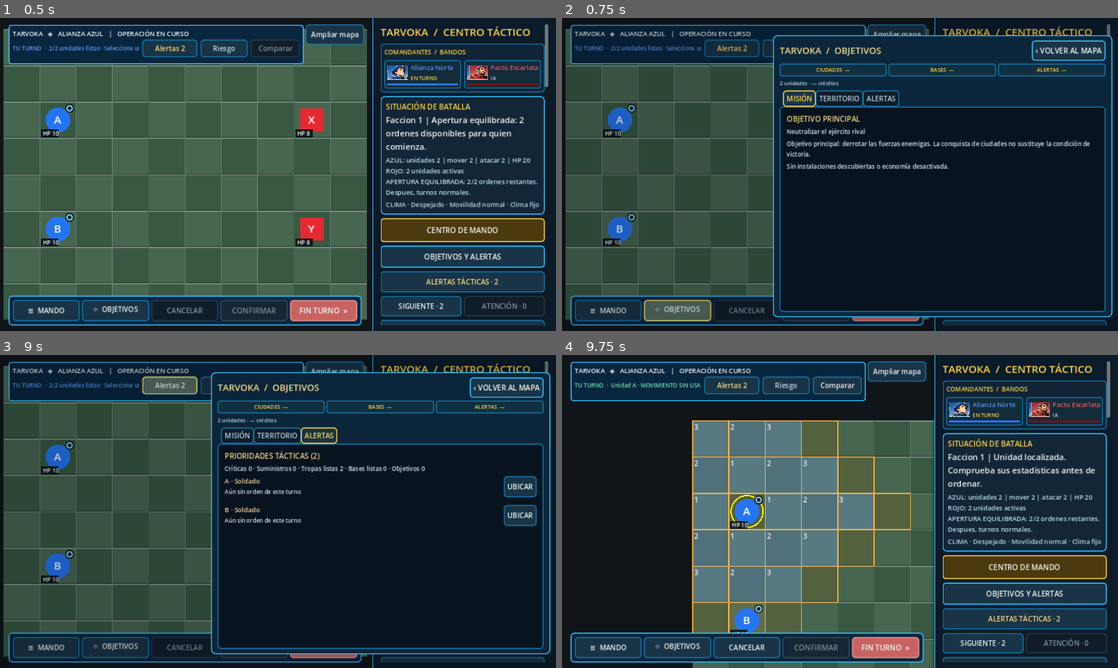
Above: before the commit, frames 1-4 (two rows, left to right).
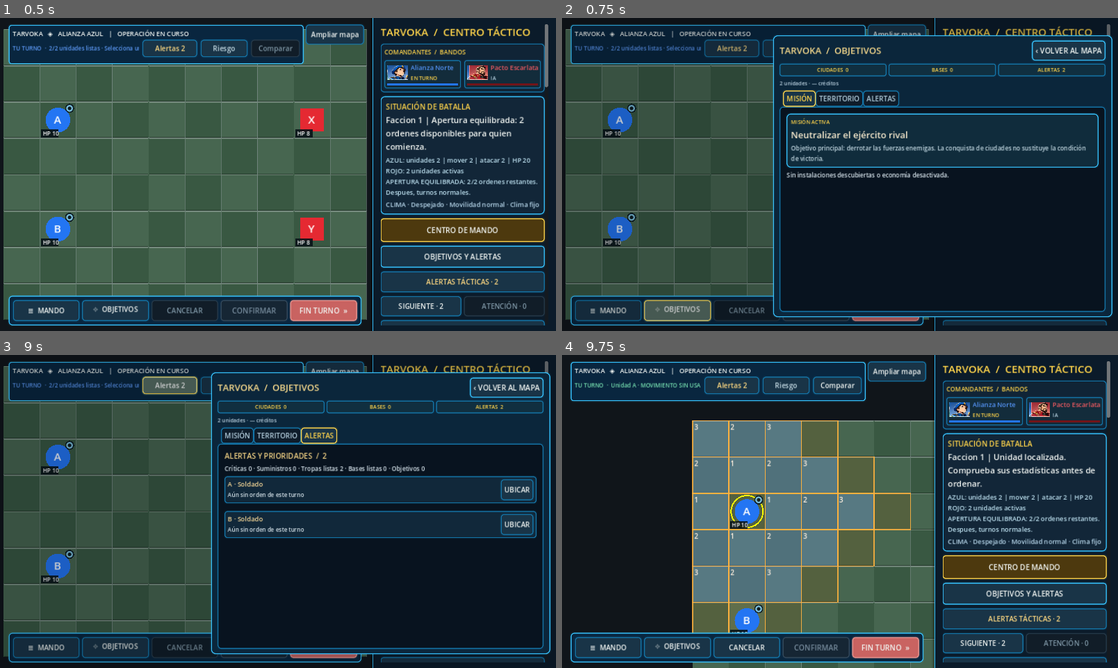
Above: after the commit, the same moments.

Repository: edwinrodri12/Tarvoka
Game: Godot game, scene res://scenes/Main.tscn
The game is run twice, just before and just after one commit, with the same random seed, the same clock (stepped at 60 frames per second) and the same inputs.
Inputs:
- Up to frame 1 (0.5 s): no input
- Up to frame 2 (0.75 s): click "⌖ OBJETIVOS" at 0.5 s
- Up to frame 3 (9 s): click "OBJETIVOS Y ALERTAS" at 1.25 s; click "Alertas 2" at 2 s; click "Riesgo" at 2.75 s; click "≡ MANDO" at 3.5 s; click "Ampliar mapa" at 4.25 s; click "CENTRO DE MANDO" at 5 s; click "ALERTAS TÁCTICAS · 2" at 5.75 s; click "SIGUIENTE · 2" at 6.5 s; click "AMENAZAS Y COBERTURA" at 7.25 s; click "‹ VOLVER AL MAPA" at 8 s; click "Alertas 2" at 8.75 s
- Up to frame 4 (9.75 s): click "UBICAR" at 9.5 s

Frame 1 is identical in both runs. In frame 2, 10% of the frame differs, in the area x 40-97%, y 16-52%; in frame 3, 9.8%; in frame 4, nothing differs.

Commit message:
feat(objectives): true mission spotlight, owned-site metrics and urgency-sorted cards

Diff:
--- a/scripts/ui/ObjectivesRadarPanel.gd
+++ b/scripts/ui/ObjectivesRadarPanel.gd
@@ -177,9 +177,15 @@
     GameUiTheme.emphasize(action,"secondary")
 
 func _unit_row(body: VBoxContainer, item: Dictionary) -> void:
+    var alert_card := PanelContainer.new()
+    alert_card.add_theme_stylebox_override("panel",
+        GameUiTheme.box_style(Color("#11283A"),
+            Color("#E56E69") if int(item.get("urgency",3)) == 0
+            else GameUiTheme.EDGE,6,7))
+    body.add_child(alert_card)
     var row := HBoxContainer.new()
     row.add_theme_constant_override("separation",6)
-    body.add_child(row)
+    alert_card.add_child(row)
     var labels := VBoxContainer.new()
     labels.size_flags_horizontal = Control.SIZE_EXPAND_FILL
     row.add_child(labels)
@@ -200,12 +206,14 @@
 func refresh_from_state(state: Dictionary, viewer: int = 0, vs_ai: bool = false) -> void:
     # Preserve the active tab and read only one valid snapshot per change.
     var tab: int = tabs.current_tab
+    _current_viewer = viewer
     _data = Data.build(state,viewer)
     _priorities = TacticalAlerts.build(state,viewer,vs_ai)
     render()
     tabs.current_tab = tab
 
 func open_with_state(state: Dictionary, viewer: int = 0, vs_ai: bool = false) -> void:
+    _current_viewer = viewer
     _data = Data.build(state,viewer)
     _priorities = TacticalAlerts.build(state,viewer,vs_ai)
     render()
@@ -221,12 +229,28 @@
     _clear(sites_body)
     _clear(alerts_body)
     if not bool(_data.get("valid",false)):
+        for key in metric_labels:
+            metric_labels[key].text = "—"
+        summary_label.text = "Sin batalla activa"
         _info(overview_body,"No hay una batalla activa.")
         return
     summary_label.text = str(_data.get("summary",""))
-    _section(overview_body,"OBJETIVO PRINCIPAL")
-    _info(overview_body,str(_data.get("objective","")))
-    _info(overview_body,str(_data.get("details","")))
+    metric_labels["cities"].text = "CIUDADES  %d" % int(_data.get("owned_cities",0))
+    metric_labels["bases"].text = "BASES  %d" % int(_data.get("owned_bases",0))
+    metric_labels["alerts"].text = "ALERTAS  %d" % int(_priorities.get("total",0))
+    mission_banner = PanelContainer.new()
+    mission_banner.name = "MisionActualVerificada"
+    mission_banner.add_theme_stylebox_override("panel",
+        GameUiTheme.box_style(Color("#102C3C"),GameUiTheme.EDGE_BRIGHT,9,10))
+    overview_body.add_child(mission_banner)
+    var mission_column := VBoxContainer.new()
+    mission_column.add_theme_constant_override("separation",5)
+    mission_banner.add_child(mission_column)
+    mission_column.add_child(_label("MISIÓN ACTIVA",12,GameUiTheme.GOLD))
+    mission_label = _label(str(_data.get("objective","")),21,Color("#F5E9CD"))
+    mission_column.add_child(mission_label)
+    mission_caption = _label(str(_data.get("details","")),14,Color("#C1D7E1"))
+    mission_column.add_child(mission_caption)
     var relays: Array = _data.get("relays",[])
     if not relays.is_empty():
         _section(overview_body,"RELÉS DE COMUNICACIONES")
@@ -243,7 +267,7 @@
             if int(site.get("priority",3)) >= 3:
                 continue
             _location_row(overview_body,str(site.get("label","Instalación")),
-                str(site.get("status","")),site["pos"],"site")
+                str(site.get("status","")),site["pos"],"site",int(site.get("priority",3)))
             count += 1
         if count == 0:
             _info(overview_body,"No hay instalaciones disputadas conocidas.")
@@ -257,9 +281,9 @@
             var caption: String = str(site.get("status",""))
             if int(site.get("income",0)) > 0:
                 caption += " · +%d cr./turno para su propietario" % int(site["income"])
-            _location_row(sites_body,str(site.get("label","Instalación")),caption,site["pos"],"site")
+            _location_row(sites_body,str(site.get("label","Instalación")),caption,site["pos"],"site",int(site.get("priority",3)))
     var alert_count: int = int(_priorities.get("total",0))
-    _section(alerts_body,"PRIORIDADES TÁCTICAS (%d)" % alert_count)
+    _section(alerts_body,"ALERTAS Y PRIORIDADES  /  %d" % alert_count)
     var summary: String = "Críticas %d · Suministros %d · Tropas listas %d · Bases listas %d · Objetivos %d" % [
         int(_priorities.get("urgent",0)),int(_priorities.get("supplies",0)),
         int(_priorities.get("ready_units",0)),int(_priorities.get("ready_bases",0)),
@@ -275,7 +299,8 @@
                 _unit_row(alerts_body,item)
             elif str(item.get("kind","")) in ["site","relay"]:
                 _location_row(alerts_body,str(item.get("label","Ubicación")),
-                    str(item.get("status","")),item["pos"],str(item["kind"]))
+                    str(item.get("status","")),item["pos"],str(item["kind"]),
+                    int(item.get("urgency",3)))
         if int(_priorities.get("overflow",0)) > 0:
             _info(alerts_body,"%d prioridades adicionales. Se muestran primero las más urgentes." %
                 int(_priorities["overflow"]))
